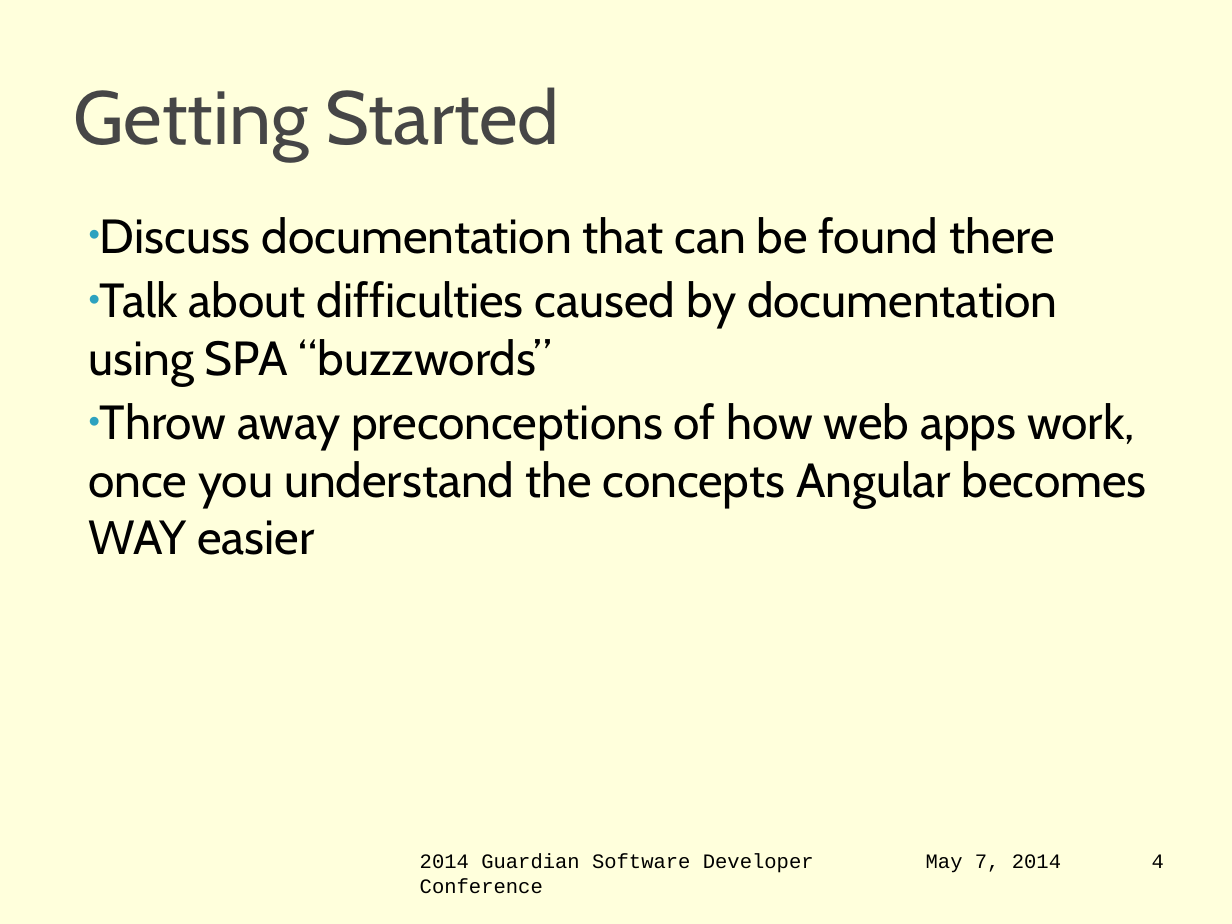
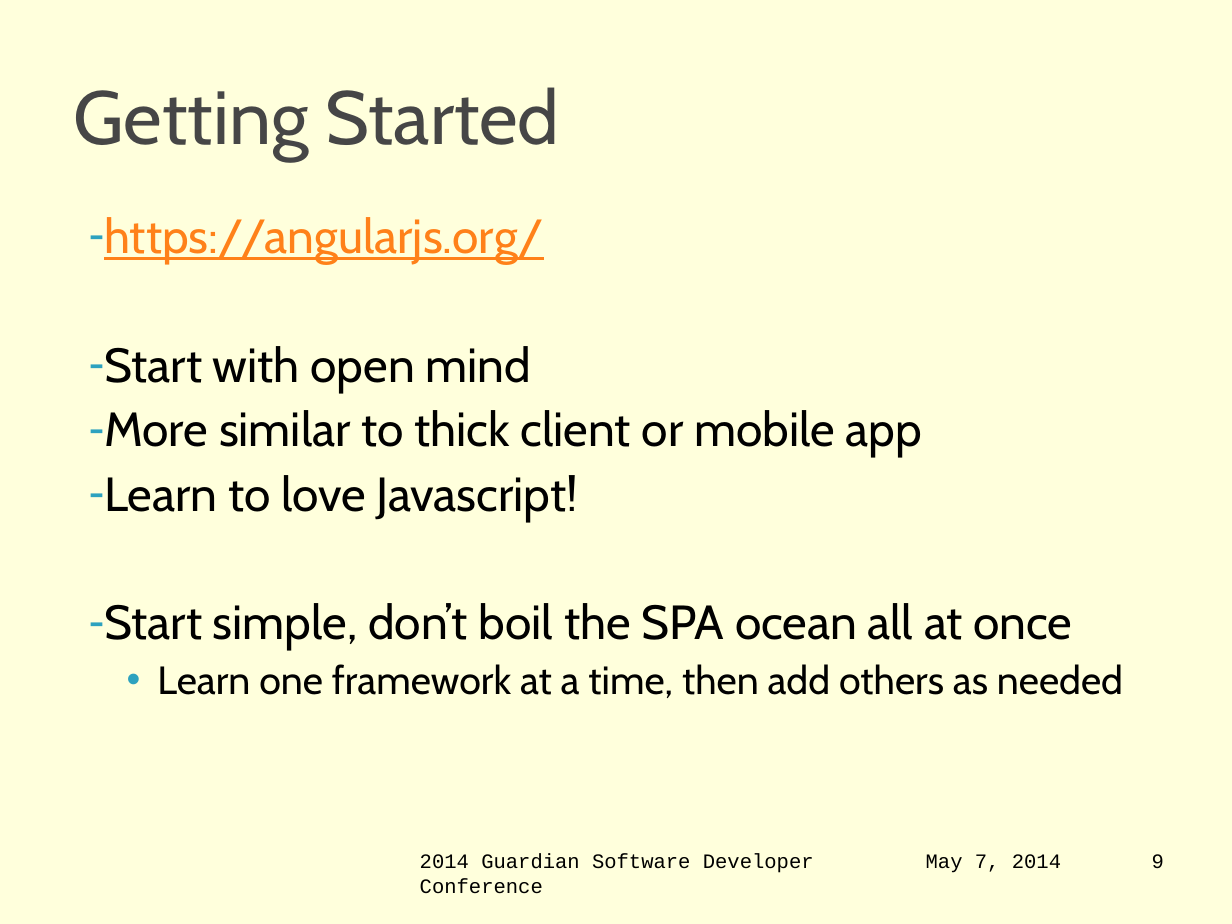
Before and after one commit to jbellmore/GSDC-2014-AngularJS, a slide deck: slide 9 of intro-to-angular-js.pptx (slide 4 before the commit). Drawn at 1232x924 pixels with LibreOffice and Linux fonts; fonts in the diff are those of the drawing; background and template pictures are left out. Boxes give left, top, right and bottom in pixels: in the first picture for what was removed or moved away, otherwise in the second. Text is boxed around its words. In the diff, an @@ line names an element or a change of style, - is before the commit and + after.

Commit message:
Almost done with the slide deck, also added application lifecycles Visio for traditional and SPA web apps

```diff
--- a/intro-to-angular-js.pptx
+++ b/intro-to-angular-js.pptx
@@ text at [104,217,1123,698]: text changed @@
-• Discuss documentation that can be found there
-• Talk about difficulties caused by documentation using SPA “buzzwords”
-• Throw away preconceptions of how web apps work, once you understand the concepts Angular becomes WAY easier
+‐ https://angularjs.org/
+‐ Start with open mind
+‐ More similar to thick client or mobile app
+‐ Learn to love Javascript!
+‐ Start simple, don’t boil the SPA ocean all at once
+  • Learn one framework at a time, then add others as needed
@@ page number at [1152,854,1164,869]: text changed @@
-4
+9
```
Also in this commit, not shown: 4 other slides changed, 6 slides added, 1 other file.
